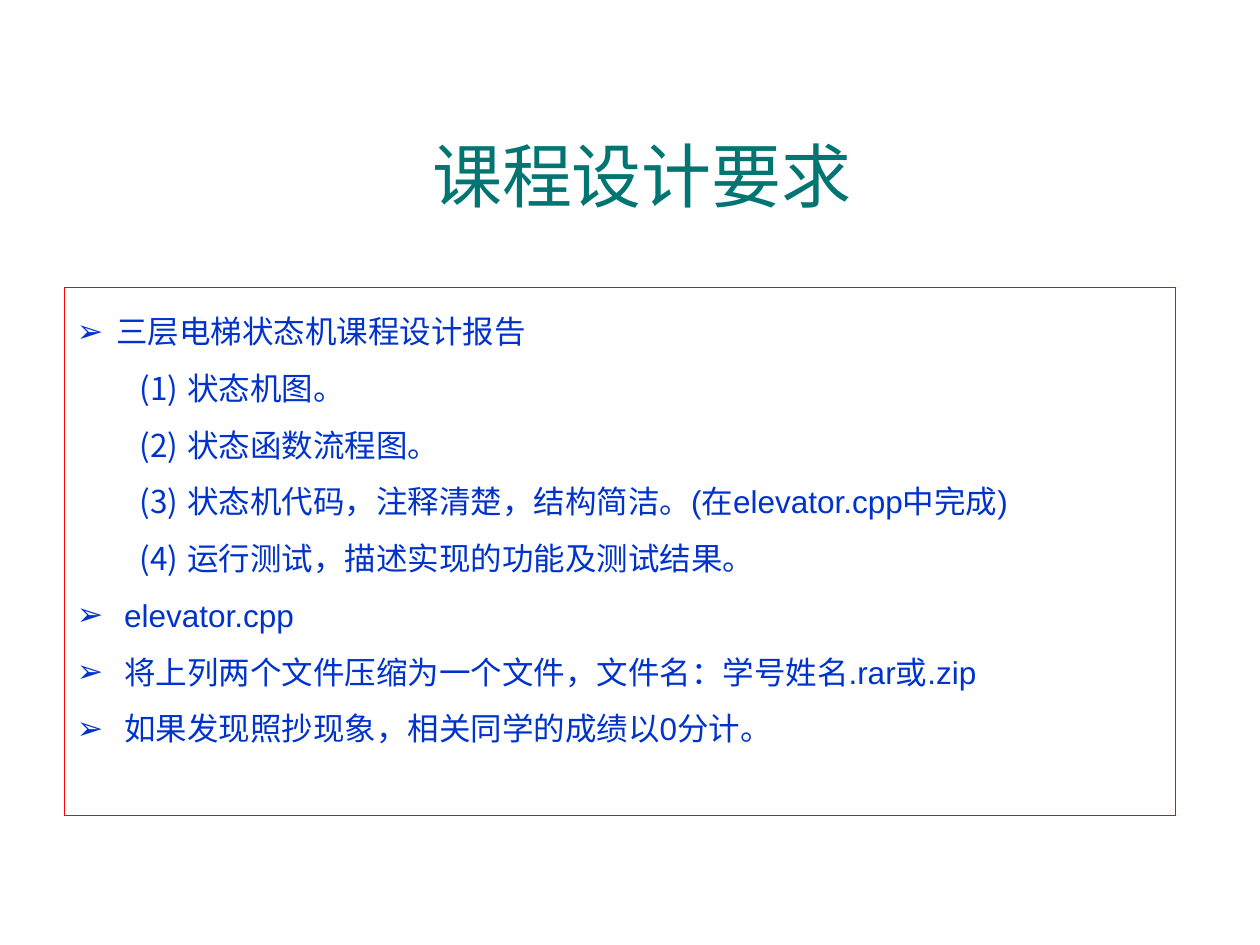
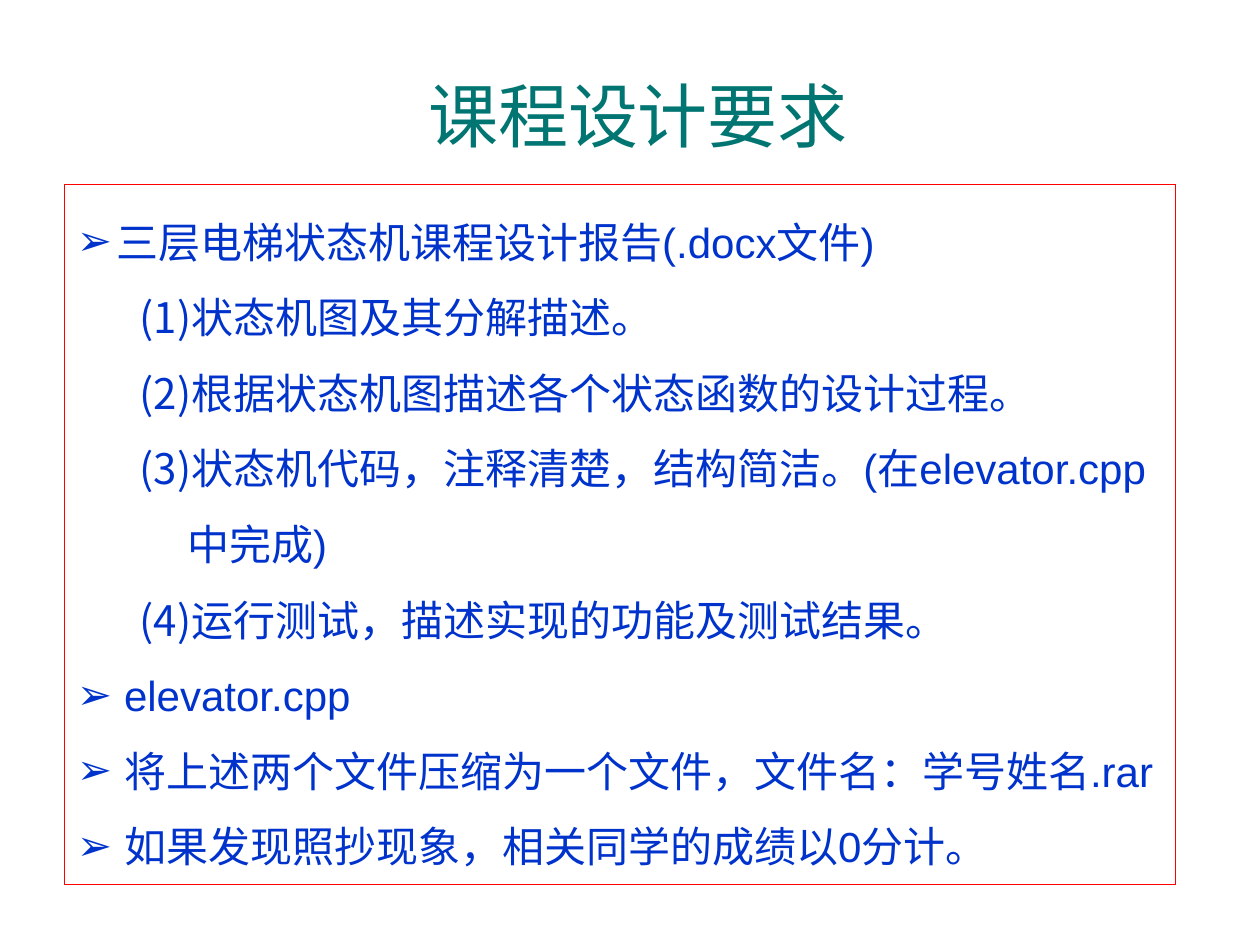
Before and after one commit to jtrfid/C-Repositories, a slide deck: slide 31 of C语言课程设计/2016/Garage_mfc/状态和状态机.pptx (slide 37 before the commit). Drawn at 1260x945 pixels with LibreOffice and Linux fonts; fonts in the diff are those of the drawing; background and template pictures are left out. Boxes give left, top, right and bottom in pixels: in the first picture for what was removed or moved away, otherwise in the second. Text is boxed around its words. In the diff, an @@ line names an element or a change of style, - is before the commit and + after.

Commit message:
修订状态和状态机.pptx

```diff
--- a/C语言课程设计/2016/Garage_mfc/状态和状态机.pptx
+++ b/C语言课程设计/2016/Garage_mfc/状态和状态机.pptx
@@ title "课程设计要求": place and size @@
-title "课程设计要求" at (432,143,852,208)
+title "课程设计要求" at (428,83,848,148)
@@ rectangle "三层电梯状态机课程设计报告(.docx文件)": place and size @@
-rectangle "三层电梯状态机课程设计报告(.docx文件)" at (64,287,1176,815)
+rectangle "三层电梯状态机课程设计报告(.docx文件)" at (64,185,1176,885)
@@ text in rectangle at (116,222,1032,417): text changed; size 18 to 24 pt @@
-➢ 三层电梯状态机课程设计报告
-  (1) 状态机图。
-  (2) 状态函数流程图。
+➢ 三层电梯状态机课程设计报告(.docx文件)
+  (1) 状态机图及其分解描述。
+  (2) 根据状态机图描述各个状态函数的设计过程。
@@ text in rectangle at (124,448,1146,867): size 18 to 24 pt in "状态机代码，注释清楚，结构简洁。(在elevator.cpp中完成)", "运行测试，描述实现的功能及测试结果。", "elevator.cpp", "如果发现照抄现象，相关同学的成绩以0分计。" @@
@@ text in rectangle at (124,751,1153,792): text changed; size 18 to 24 pt @@
-➢ 将上列两个文件压缩为一个文件，文件名：学号姓名.rar或.zip
+➢ 将上述两个文件压缩为一个文件，文件名：学号姓名.rar
```
Also in this commit, not shown: 21 other slides changed, 10 slides added, 2 slides removed.
